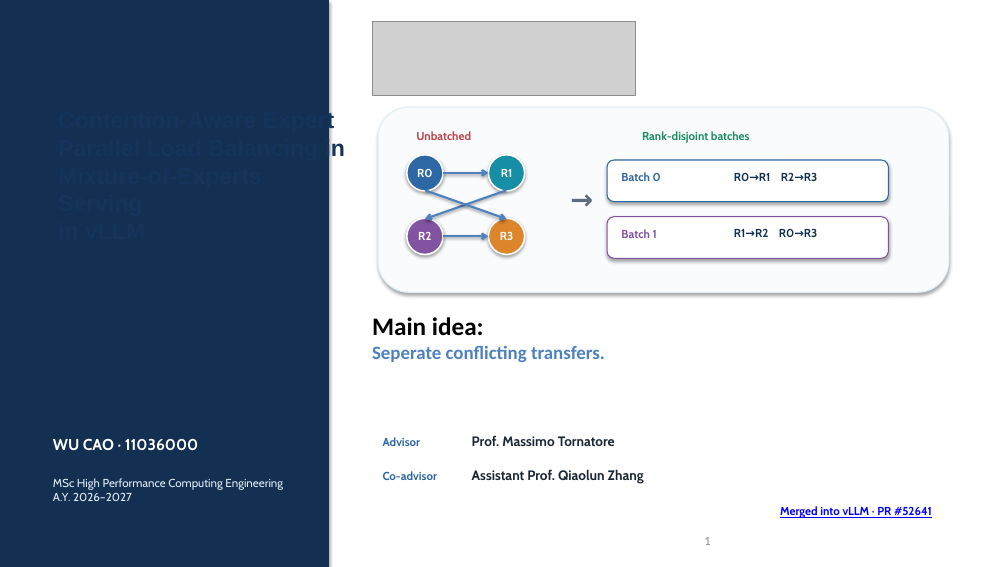
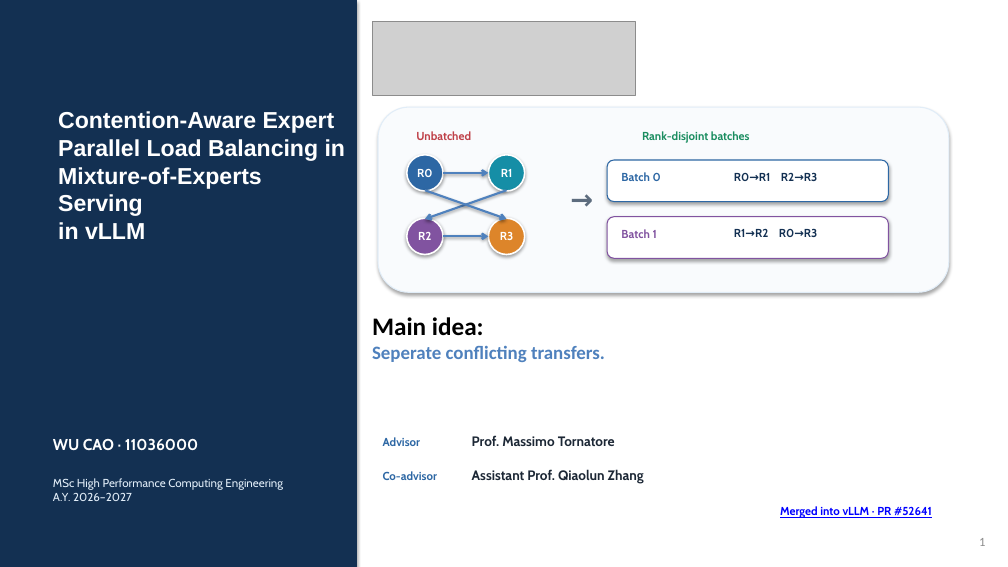
Before and after one commit to DOCCA0/vllm, a slide deck: slide 1 of benchmarks/eplb_rebalance/presentation/eplb_migration_batching.pptx. Drawn at 1008x567 pixels with LibreOffice and Linux fonts; fonts in the diff are those of the drawing; grey boxes stand for pictures. Boxes give left, top, right and bottom in pixels: in the first picture for what was removed or moved away, otherwise in the second. Text is boxed around its words. In the diff, an @@ line names an element or a change of style, - is before the commit and + after.

```diff
--- a/benchmarks/eplb_rebalance/presentation/eplb_migration_batching.pptx
+++ b/benchmarks/eplb_rebalance/presentation/eplb_migration_batching.pptx
@@ rectangle: place and size @@
-rectangle at box(0, 0, 329, 567)
+rectangle at box(0, 0, 357, 567)
@@ text "Contention-Aware Expert Parallel Load Balancing ..." at box(58, 111, 345, 239): text colour #14345B to #FFFFFF @@
@@ page number: place and size @@
-page number at box(704, 537, 710, 545)
+page number at box(979, 538, 985, 546)
```
Also in this commit, not shown: 16 other slides changed, 7 other files.
